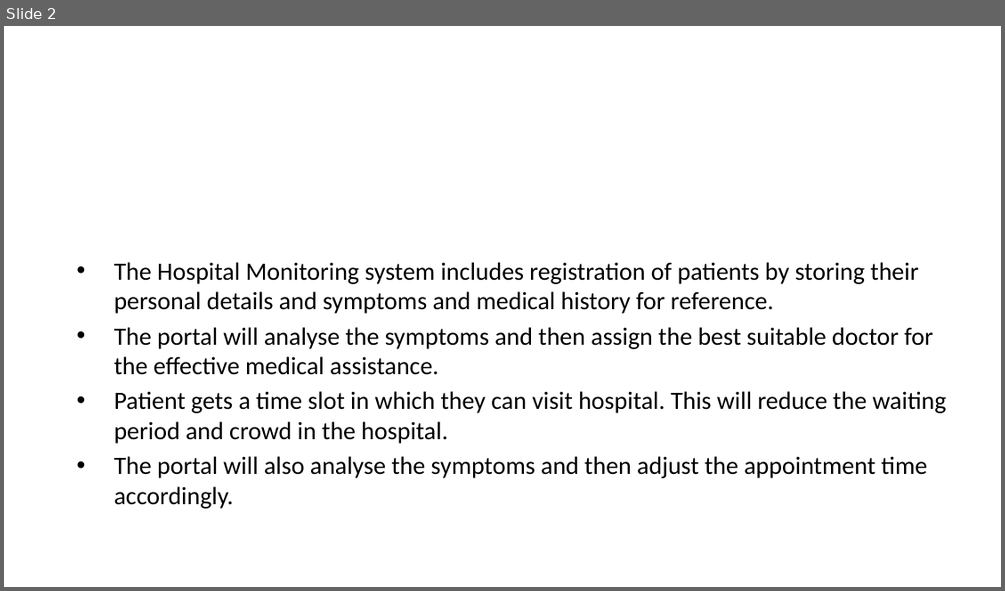
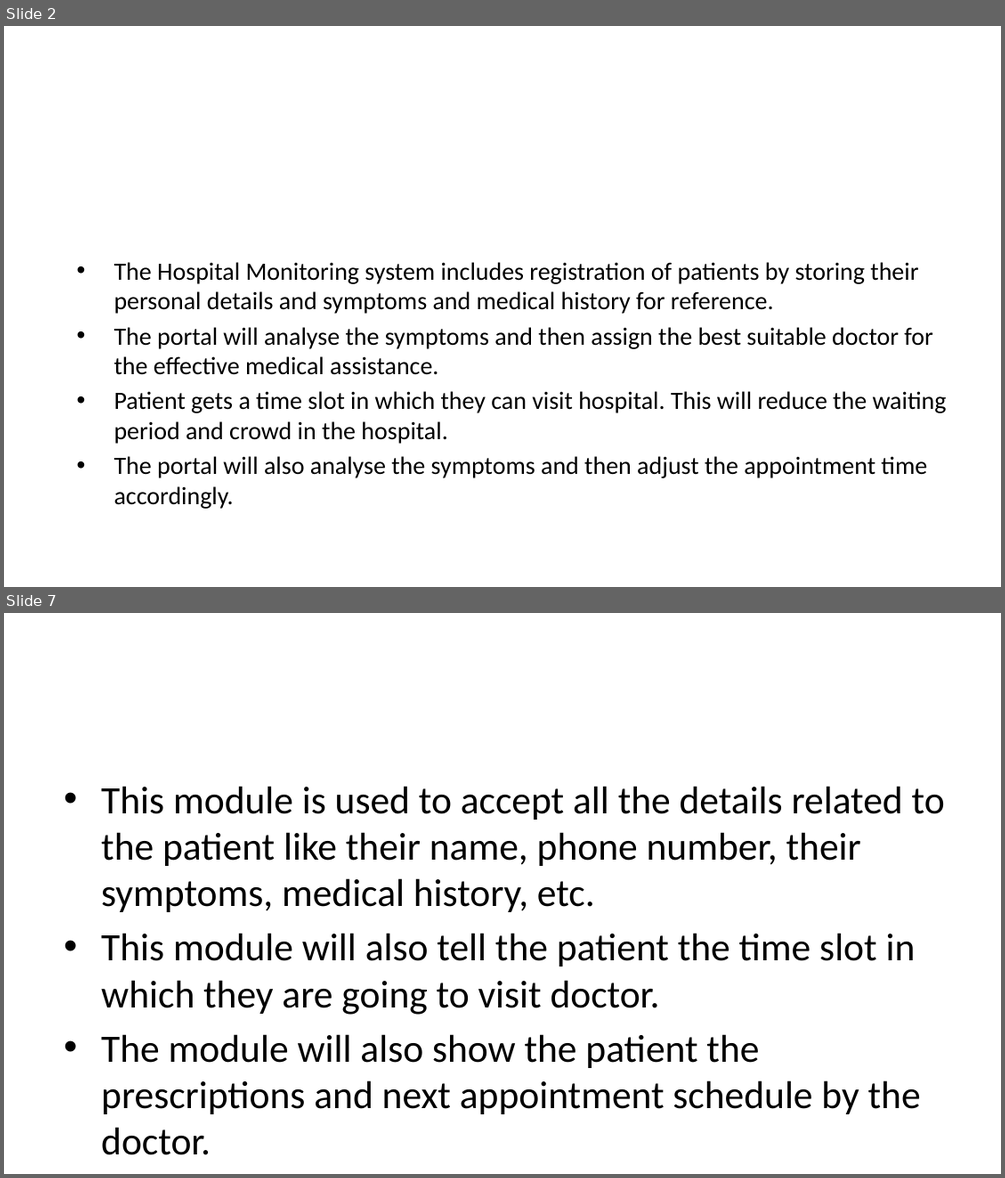
Before and after one commit to shereen3351/project1, a slide deck: ppt.pptx. Shown one above the other, each under a label of ours: slide 2 before the commit, slides 2 and 7 after it; the slides between them are not shown. The pictures are 1005x591 and 1005x1178 pixels, drawn with LibreOffice and Linux fonts; fonts in the diff are those of the drawing; background and template pictures are left out. Boxes give left, top, right and bottom in pixels: in the first picture for what was removed or moved away, otherwise in the second. Text is boxed around its words. In the diff, an @@ line names an element or a change of style, - is before the commit and + after.

```diff
--- a/ppt.pptx
+++ b/ppt.pptx
@@ slide 7 added at (x1=4, y1=613, x2=1001, y2=1174), background picture (left out) @@
@@ title added at (x1=53, y1=653, x2=953, y2=737), 36 pt, text #FFFFFF @@
+Patient
@@ text added at (x1=101, y1=786, x2=945, y2=1114), 28 pt, text #000000 @@
+• This module is used to accept all the details related to the patient like their name, phone number, their symptoms, medical history, etc.
+• This module will also tell the patient the time slot in which they are going to visit doctor.
+• The module will also show the patient the prescriptions and next appointment schedule by the doctor.
```
Also in this commit, not shown: 7 other slides added, 3 slides removed.
